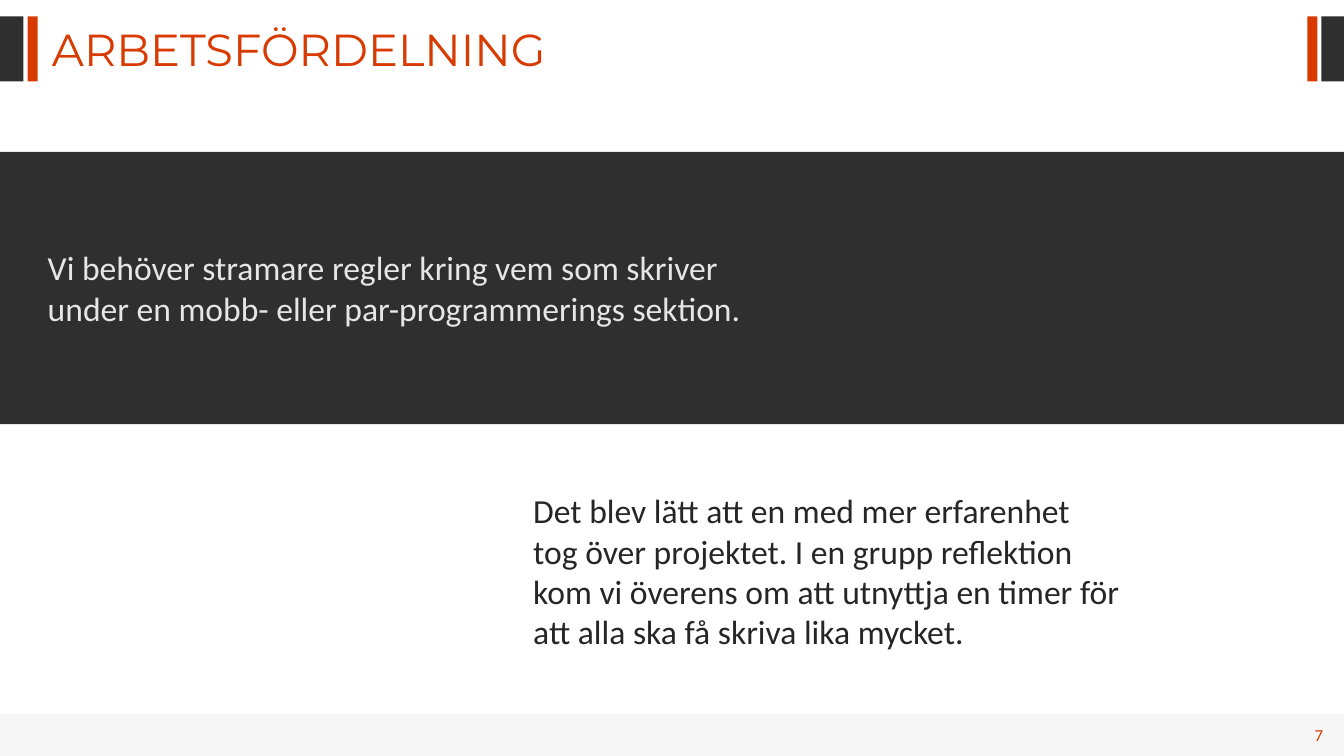
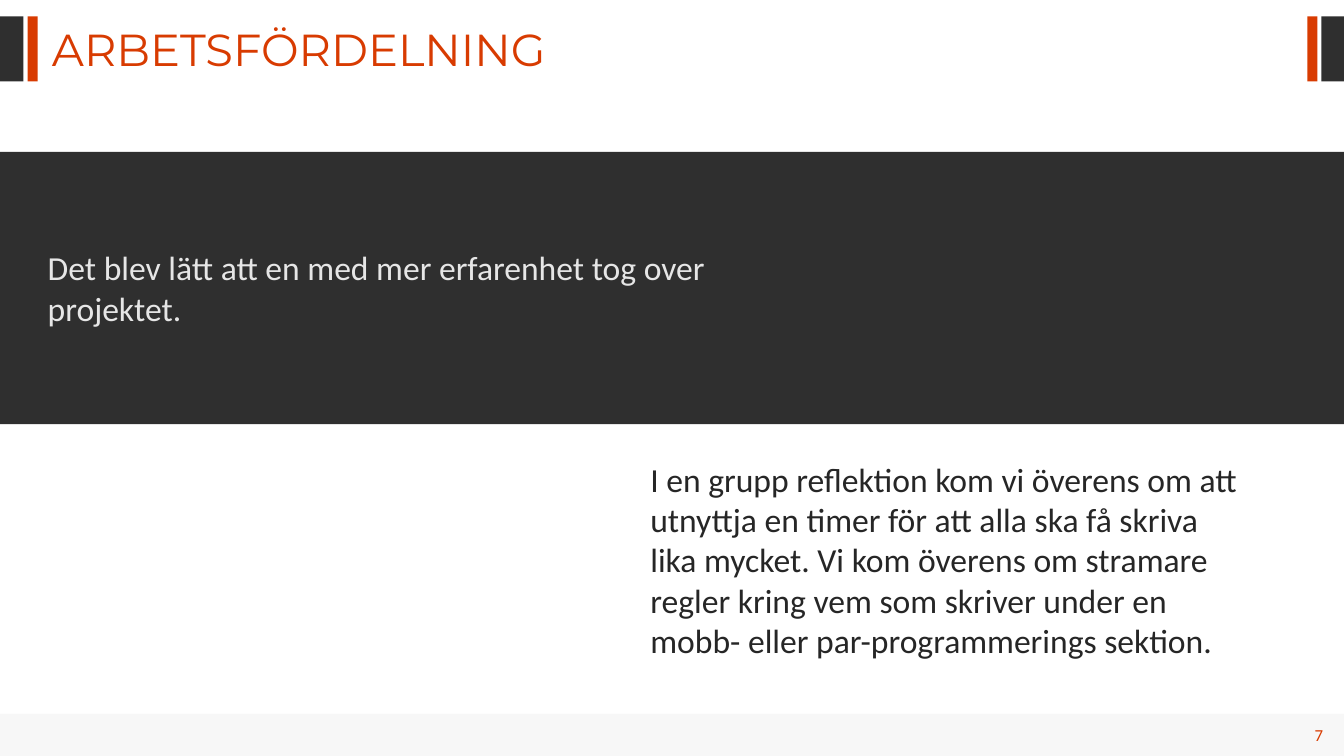
Before and after one commit to DouglasAlexa/projectSnake, a slide deck: slide 7 of Slideshow.pptx. Drawn at 1344x756 pixels with LibreOffice and Linux fonts; fonts in the diff are those of the drawing. Boxes give left, top, right and bottom in pixels: in the first picture for what was removed or moved away, otherwise in the second. Text is boxed around its words. In the diff, an @@ line names an element or a change of style, - is before the commit and + after.

```diff
--- a/Slideshow.pptx
+++ b/Slideshow.pptx
@@ text at (48, 256, 705, 327): text changed @@
-Vi behöver stramare regler kring vem som skriver under en mobb- eller par-programmerings sektion.
+Det blev lätt att en med mer erfarenhet tog over projektet.
@@ text at (650, 468, 1237, 659): text changed @@
-Det blev lätt att en med mer erfarenhet tog över projektet. I en grupp reflektion kom vi överens om att utnyttja en timer för att alla ska få skriva lika mycket.
+I en grupp reflektion kom vi överens om att utnyttja en timer för att alla ska få skriva lika mycket. Vi kom överens om stramare regler kring vem som skriver under en mobb- eller par-programmerings sektion.
```
Also in this commit, not shown: 1 other slide changed, 6 other files.
